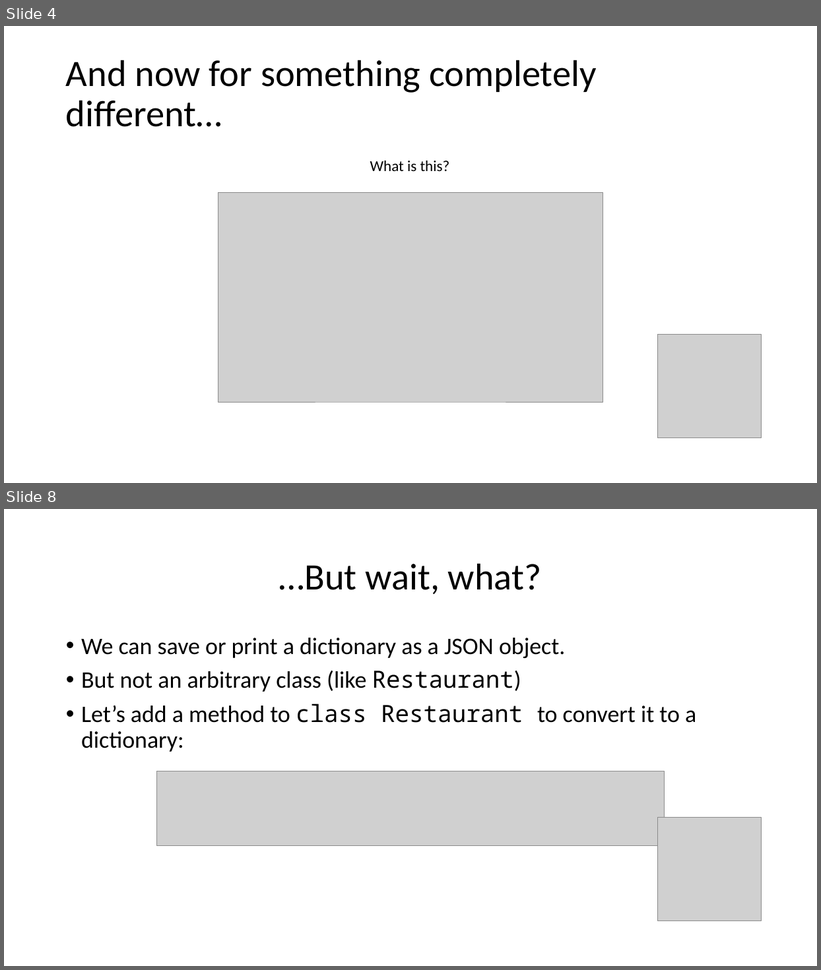
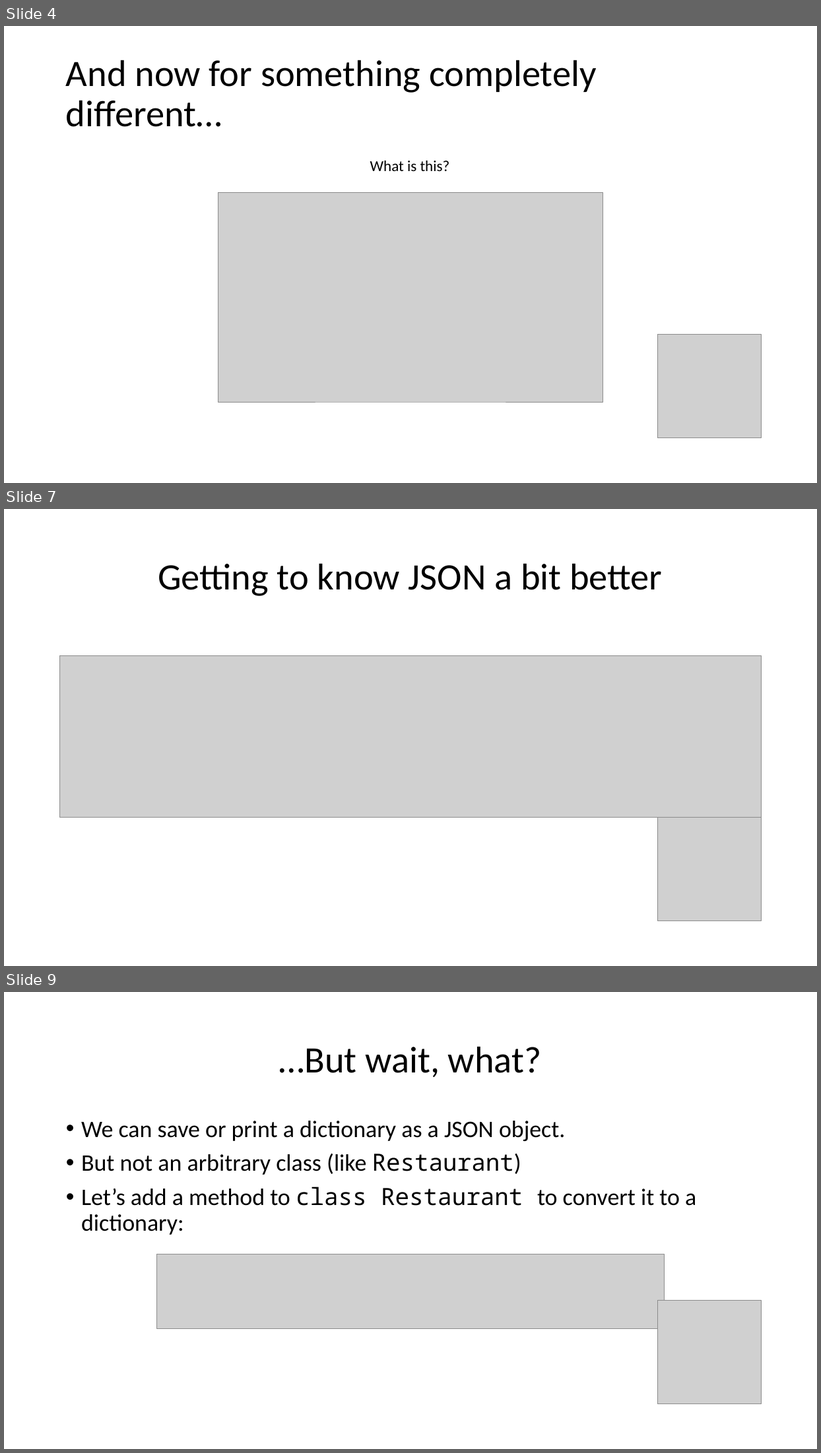
Before and after one commit to wilkotom/python_examples, a slide deck: Python Level 2/Lesson 4/Session 4.pptx. Shown one above the other, each under a label of ours: slides 4 and 8 before the commit, slides 4, 7 and 9 after it; the slides between them are not shown. The pictures are 821x970 and 821x1453 pixels, drawn with LibreOffice and Linux fonts; fonts in the diff are those of the drawing; grey boxes stand for pictures. Boxes give left, top, right and bottom in pixels: in the first picture for what was removed or moved away, otherwise in the second. Text is boxed around its words. In the diff, an @@ line names an element or a change of style, - is before the commit and + after.

```diff
--- a/Python Level 2/Lesson 4/Session 4.pptx
+++ b/Python Level 2/Lesson 4/Session 4.pptx
@@ slide 7 added at <box>4,509,817,966</box>, background #FFFFFF @@
@@ title added at <box>158,563,662,596</box>, 44 pt, text #000000 @@
+Getting to know JSON a bit better
@@ picture added at <box>60,656,762,818</box> @@
@@ picture added at <box>658,818,762,921</box> @@
@@ what was slide 8 is now slide 9 @@
```
Also in this commit, not shown: 5 slides changed.
